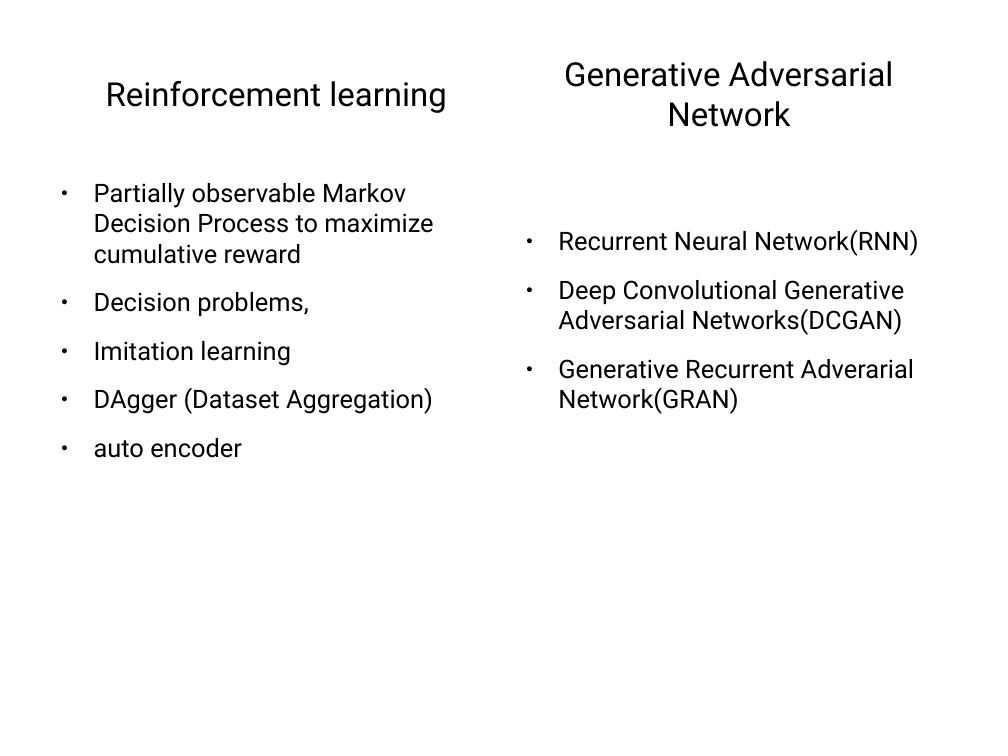
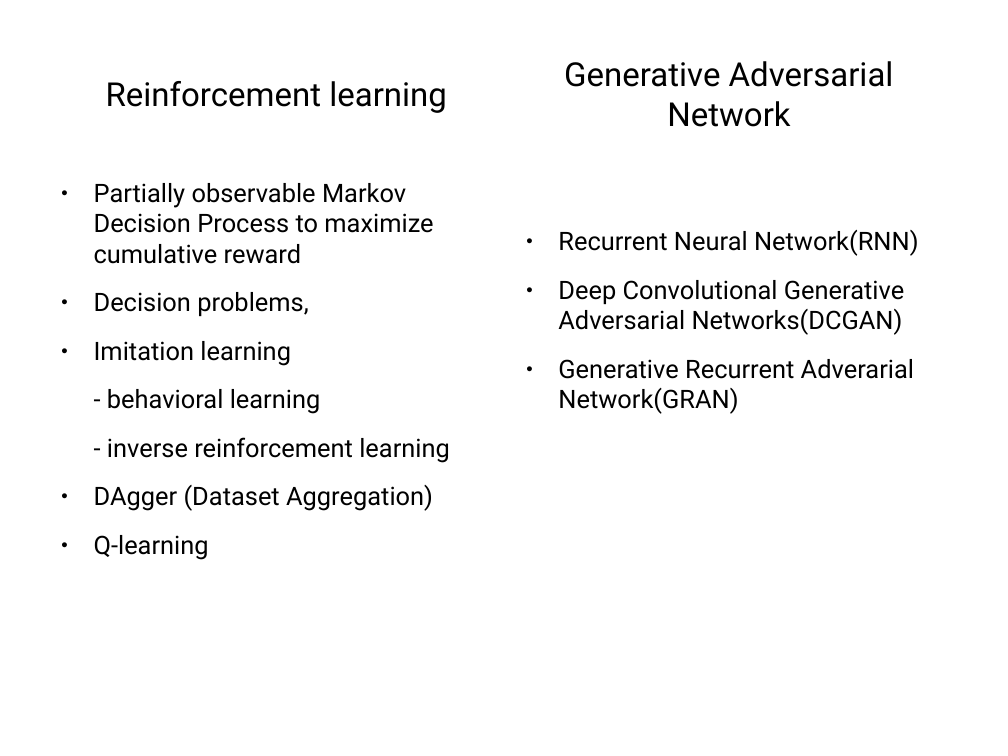
Before and after one commit to TedJeong/vipidly-vociferous, a slide deck: slide 9 of notes/머신러닝부터최적화문제까지.odp. Drawn at 1008x756 pixels with LibreOffice and Linux fonts; fonts in the diff are those of the drawing. Boxes give left, top, right and bottom in pixels: in the first picture for what was removed or moved away, otherwise in the second. Text is boxed around its words. In the diff, an @@ line names an element or a change of style, - is before the commit and + after.

```diff
--- a/notes/머신러닝부터최적화문제까지.odp
+++ b/notes/머신러닝부터최적화문제까지.odp
@@ text at [107, 389, 450, 463]: paragraphs added @@
+- behavioral learning
+- inverse reinforcement learning
@@ text at [94, 535, 209, 560]: text changed @@
-● auto encoder
+● Q-learning
```
Also in this commit, not shown: 2 other slides changed.
